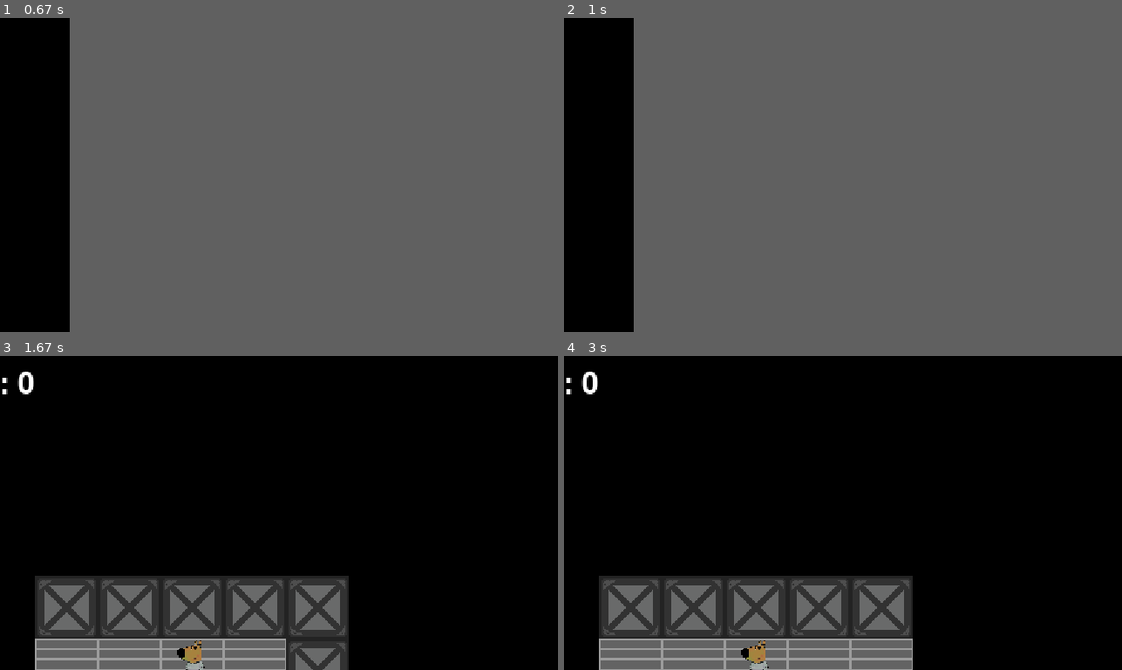
Above: before the commit, frames 1-4 (two rows, left to right).
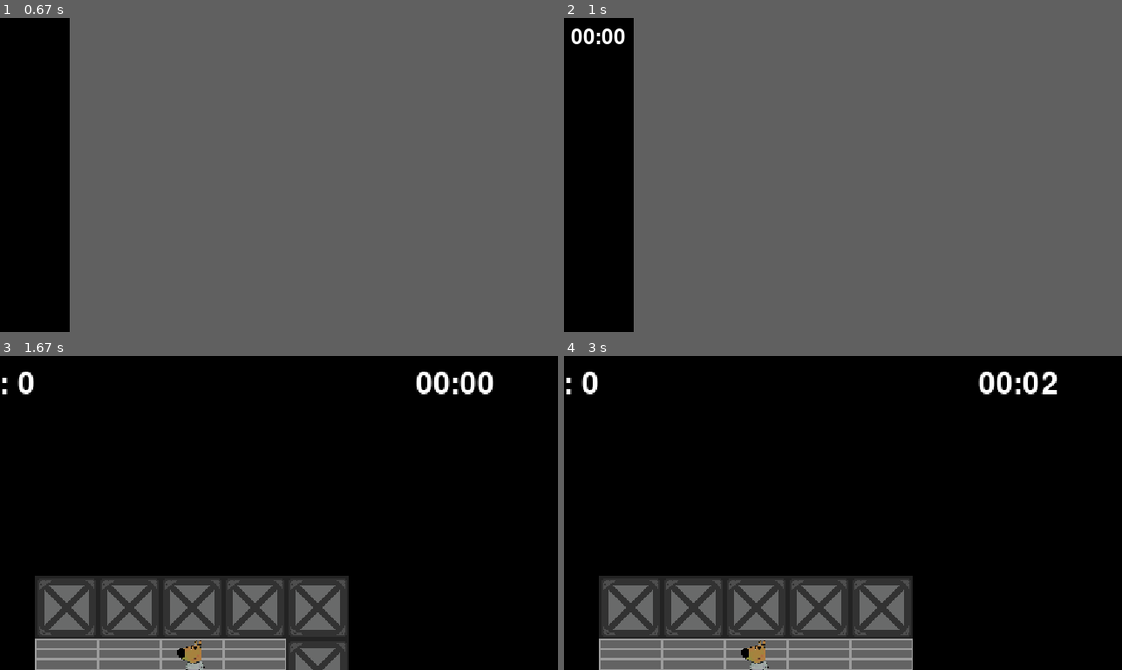
Above: after the commit, the same moments.

Repository: shmlv9/Pygame-Project
Game: pygame game, started from main.py
Two runs of this game, one before a commit and one after it. Both use one fixed random seed, a clock stepped at 60 frames per second and the inputs below.
Inputs:
- Up to frame 1 (0.67 s): tap Enter at 0.33 s
- Up to frame 2 (1 s): tap Enter at 0.67 s
- Up to frame 3 (1.67 s): hold Right 1-1.47 s; tap F at 1.07, 1.37, 1.57 s; hold Left from 1.5 s (still down)
- Up to frame 4 (3 s): tap F at 1.87, 2.47, 2.77 s; release Left at 2.03 s; hold Left 2.4-2.8 s
The pictures show only the part of the screen within x 33-83%, y 0-50%; the shares and areas given below are measured in that part.

Frame 1 is identical in both runs. In frame 2, 0.3% of the frame differs, in the area x 1-11%, y 3-9%; in frame 3, 0.6%, in the area x 74-89%, y 5-13%; in frame 4, 0.6%.

Commit message:
time commit

Diff:
--- a/main.py
+++ b/main.py
@@ -127,7 +127,7 @@
 
 # Основной игровой процесс
 def game_loop(level):
-    global balance, current_width, current_height, is_fullscreen, screen
+    global balance, current_width, current_height, is_fullscreen, screen, TIME
 
     tile_images = {
         'wall': load_image('box.png'),
@@ -185,6 +185,9 @@
     move_cooldown = 200
     last_move_time = pygame.time.get_ticks()
     vision_surface = pygame.Surface((5 * tile_width, 5 * tile_height))
+
+    # Засекаем время начала прохождения уровня
+    start_time = pygame.time.get_ticks()
 
     while True:
         victory = False
@@ -209,7 +212,6 @@
         current_time = pygame.time.get_ticks()
 
         if current_time - last_move_time > move_cooldown:
-
             # Обработка движения с проверкой выхода за границы
             if keys[pygame.K_RIGHT]:
                 new_x = player.pos_x + 1
@@ -247,9 +249,20 @@
                     player.rect.y += tile_height
                     last_move_time = current_time
 
+        # Вычисляем прошедшее время в миллисекундах и преобразуем в ММ:СС
+        elapsed_ms = pygame.time.get_ticks() - start_time
+        total_seconds = elapsed_ms // 1000
+        minutes = total_seconds // 60
+        seconds = total_seconds % 60
+        time_str = f"{minutes:02d}:{seconds:02d}"
+
         if victory:
+            # Записываем время прохождения уровня в переменную TIME в формате ММ:СС
+            TIME = time_str
             balance += 10
-            print("Уровень пройден! Баланс:", balance)
+            print("Уровень пройден!")
+            print("Время прохождения уровня:", TIME)
+            print("Баланс:", balance)
             level = start_screen()
             character_selection()
             return game_loop(level)
@@ -278,10 +291,14 @@
         base_surface.blit(vision_surface, (base_width // 2 - vision_surface.get_width() // 2,
                                            base_height // 2 - vision_surface.get_height() // 2))
 
-        # Отображение баланса
-        font = pygame.font.Font(None, 36)
-        balance_text = font.render(f"Баланс: {balance}", True, pygame.Color('white'))
+        # Отображение баланса в левом верхнем углу
+        font_small = pygame.font.Font(None, 36)
+        balance_text = font_small.render(f"Баланс: {balance}", True, pygame.Color('white'))
         base_surface.blit(balance_text, (10, 10))
+
+        # Отображение времени в правом верхнем углу
+        time_text = font_small.render(time_str, True, pygame.Color('white'))
+        base_surface.blit(time_text, (base_width - time_text.get_width() - 10, 10))
 
         # Масштабирование и вывод на экран
         scale = min(current_width / base_width, current_height / base_height)
